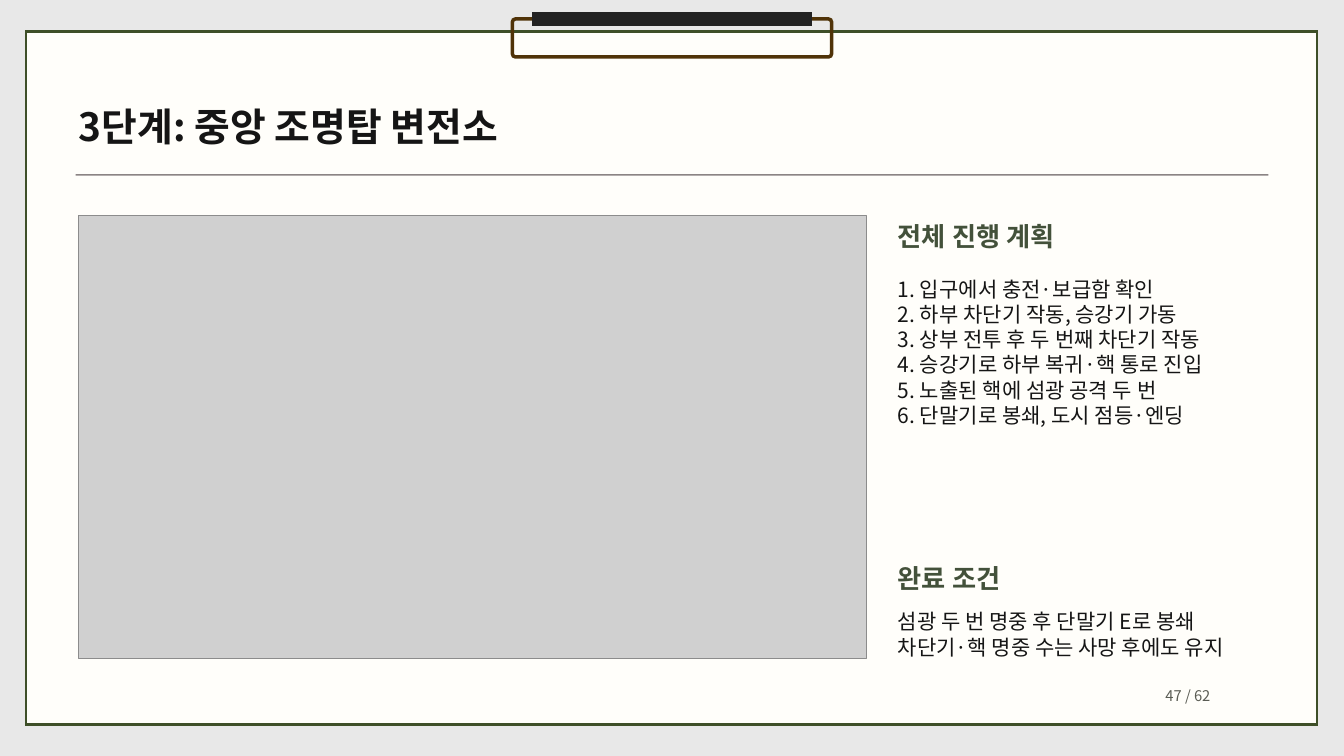
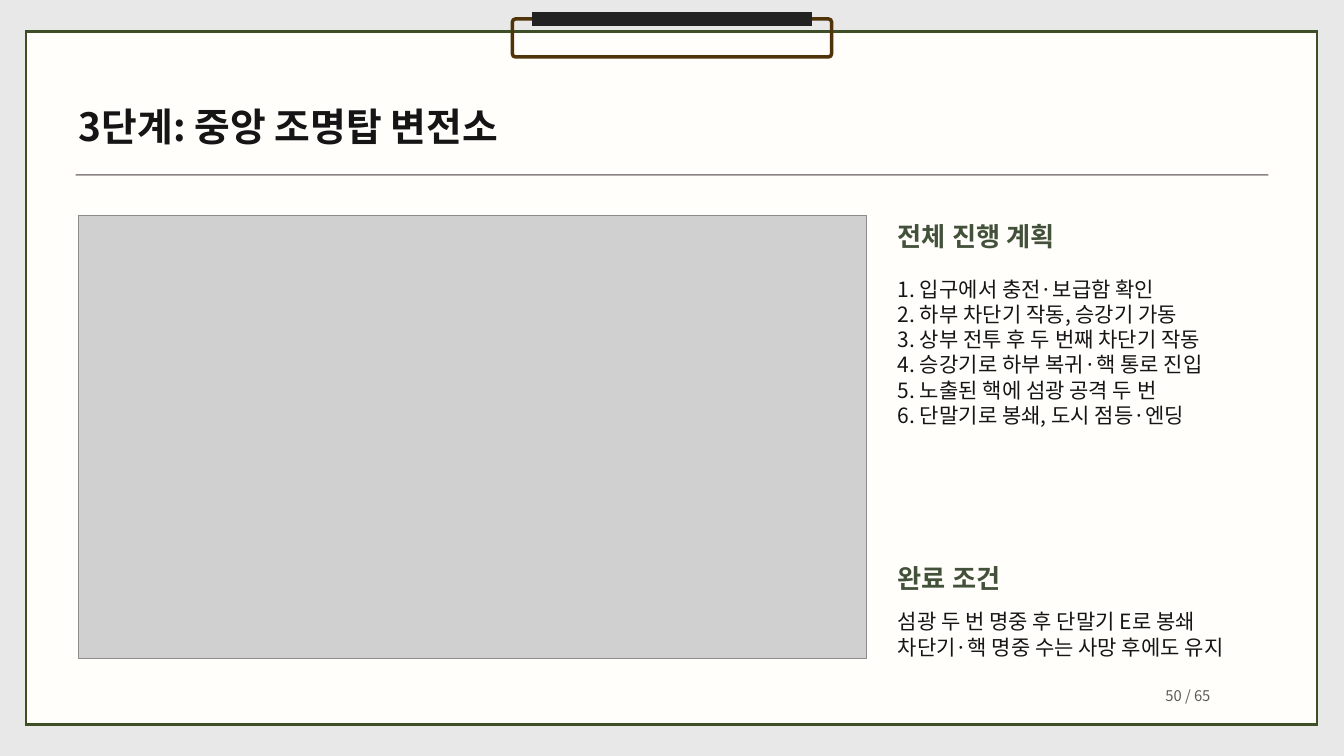
Before and after one commit to dbguswh/2Dgame_project, a slide deck: slide 50 of 2D게임프로그래밍 기획서.pptx (slide 47 before the commit). Drawn at 1344x756 pixels with LibreOffice and Linux fonts; fonts in the diff are those of the drawing; grey boxes stand for pictures. Boxes give left, top, right and bottom in pixels: in the first picture for what was removed or moved away, otherwise in the second. Text is boxed around its words. In the diff, an @@ line names an element or a change of style, - is before the commit and + after.

```diff
--- a/2D게임프로그래밍 기획서.pptx
+++ b/2D게임프로그래밍 기획서.pptx
@@ text at box(1165, 690, 1210, 701): text changed @@
-47 / 62
+50 / 65
```
Also in this commit, not shown: 60 other slides changed, 3 slides added, 1 other file.
